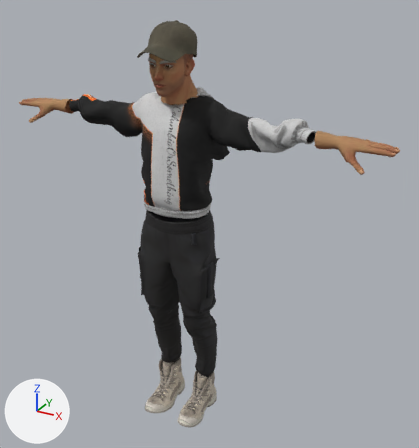
A saved change to the glTF model unity/Assets/LastWar/Resources/Models/outfit_qm_street.glb.
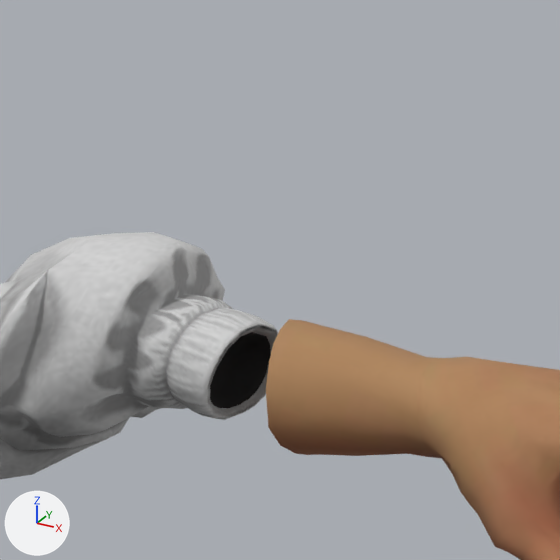
The first picture shows the older version from a 50 mm lens placed at (1.262, -1.982, 2.034), pointed at (0.105, 0.123, 0.982). The close-ups show the older and then the newer version on the part from 66% to 85% of the width and 19% to 37% of the height of that picture. Only the edits that show in the close-ups are written down. The lights are fixed; the arrows at lower left show +X, +Y and +Z. Vertices at exactly the same position are counted once.

The first close-up shows 'qm_street_Male_Street_Arms_Hands_torso', 'qm_street_Male_Street_Body_torso'.
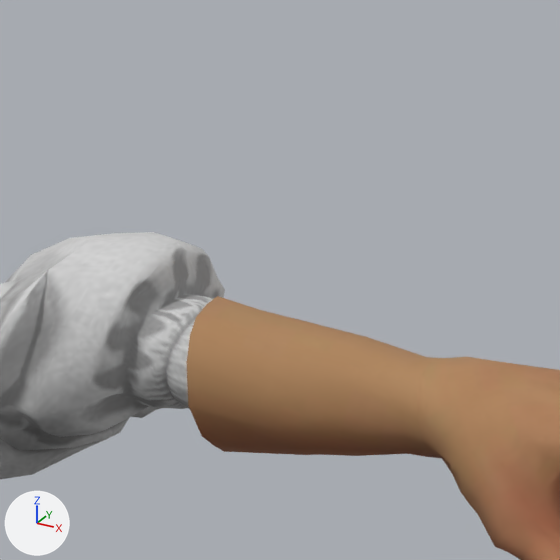
What differs and where, as boxes (x1, y1, x2, y2) in the close-ups (560 x 560 px):
```json
{"object": "qm_street_Male_Street_Arms_Hands_torso", "change": "reshaped", "before": [266, 319, 560, 560], "after": [186, 296, 560, 560]}
{"part": 1, "of": "me_male_street_arms_hands", "change": "added", "after": [186, 296, 303, 455], "on screen": "brown"}
```

Scene script edits in JSON lines:
```json
{"block": "me_male_street_arms_hands", "where": "# used by ob_qm_street_male_street_arms_hands_torso; location = (0.0, 0.0, 0.0)"}
{"op": "remove", "block": "me_male_street_arms_hands", "code": "me_male_street_arms_hands.from_pydata(...)  # 1834 vertices, 3632 faces; spans x -0.9..0.9, y -0.02..0.12, z 1.37..1.49"}
{"op": "add", "block": "me_male_street_arms_hands", "code": "me_male_street_arms_hands.from_pydata(...)  # 1866 vertices, 3696 faces; spans x -0.9..0.9, y -0.02..0.12, z 1.37..1.49"}
{"block": "me_male_street_arms_hands", "change": "me_male_street_arms_hands part 1: 16 vertices added at x 0.55..0.56, y 0.03..0.12, z 1.41..1.49"}
{"block": "me_male_street_arms_hands", "change": "other edits to the shape of me_male_street_arms_hands do not show in these pictures"}
```
